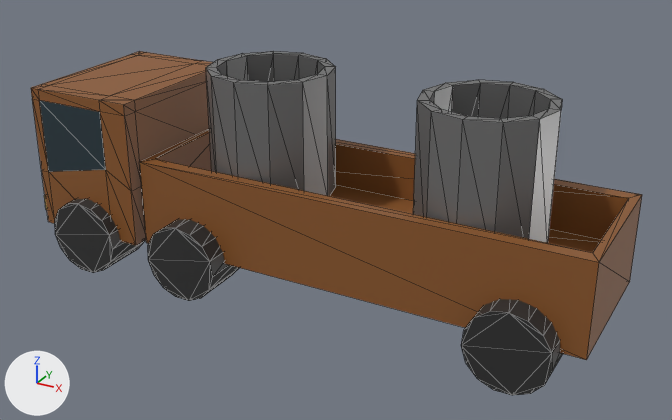
Renders of the glTF model automated-construction-sim/Assets/LKW_with_pipes.glb from each side of a commit.
Rendered twice from a 50 mm lens placed at (6.2, -11.86, 5.34), pointed at (-0.91, 1.08, -1.13). Arrows for +X, +Y and +Z are at lower left; the lights stay in place. The first picture is the older version. Mesh edges are drawn as thin lines. Where no turn or scale is listed for an object, it has been applied to the vertices.
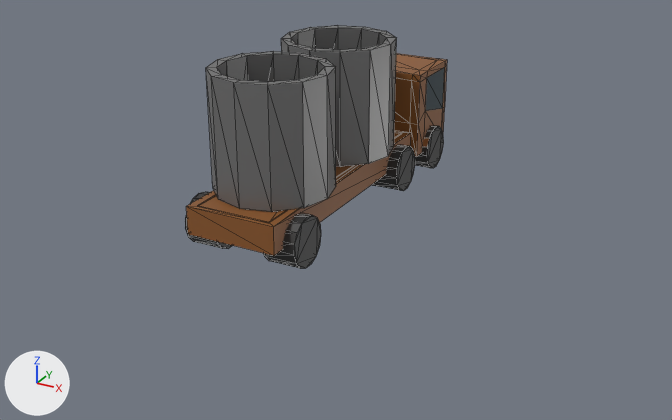
The newer file is also turned or shifted as a whole; pictures and numbers use the older file's frame.

Changed parts and their boxes (x1, y1, x2, y2) in the pictures (672 x 420 px):
'Cylinder', deleted: before (31, 51, 642, 395)
    faces in mat_material_001 (brown #8c582a): (31, 51, 642, 360)
    faces in mat_material_003 (black #2f2f2f): (55, 199, 562, 395)
    faces in mat_material_002 (greyish blue #4a5c64): (39, 100, 106, 172)
'Cylinder.002', moved: before (413, 80, 562, 243); after (206, 51, 336, 212)
'Cylinder.001', moved: before (206, 51, 336, 196); after (281, 25, 397, 167)
'truck', added: after (185, 53, 447, 268)
    faces in mat_material_001 (brown #8c582a): (186, 53, 447, 256)
    faces in mat_material_003 (black #2f2f2f): (185, 125, 444, 268)
    faces in mat_material_002 (greyish blue #4a5c64): (425, 67, 445, 111)

Diff of the bpy script that builds the scene:
```diff
--- a/automated-construction-sim/Assets/LKW_with_pipes.glb.py
+++ b/automated-construction-sim/Assets/LKW_with_pipes.glb.py
@@ me_cylinder_1 @@
+me_cylinder_1.from_pydata(...)  # 268 vertices, 492 faces; spans x -1.05..1.04, y -3.84..2.46, z -0.66..1.36
+# faces by material slot: [132, 6, 334, 20]
+me_cylinder_1.materials.append(mat_material_001)  # brown #8c582a
+me_cylinder_1.materials.append(mat_material_002)  # greyish blue #4a5c64
+me_cylinder_1.materials.append(mat_material_003)  # black #2f2f2f
+me_cylinder_1.materials.append(mat_material_004)  # yellow #e7cb67
@@ ob_cylinder @@
-ob_cylinder = bpy.data.objects.new('Cylinder', me_cylinder)
-ob_cylinder.location = (-1.66, -0.01, -0.96)
@@ ob_cylinder_001 @@
 ob_cylinder_001 = bpy.data.objects.new('Cylinder.001', me_cylinder_001)
-ob_cylinder_001.location = (-1.47, 0.0, 0.58)
+ob_cylinder_001.location = (-1.47, 2.19, 0.58)
@@ ob_cylinder_002 @@
 ob_cylinder_002 = bpy.data.objects.new('Cylinder.002', me_cylinder_002)
-ob_cylinder_002.location = (2.1, 0.0, 0.58)
+ob_cylinder_002.location = (-1.47, 0.0, 0.58)
@@ ob_truck @@
+ob_truck = bpy.data.objects.new('truck', me_cylinder_1)
+ob_truck.location = (-1.46, 2.52, -0.67)
```
